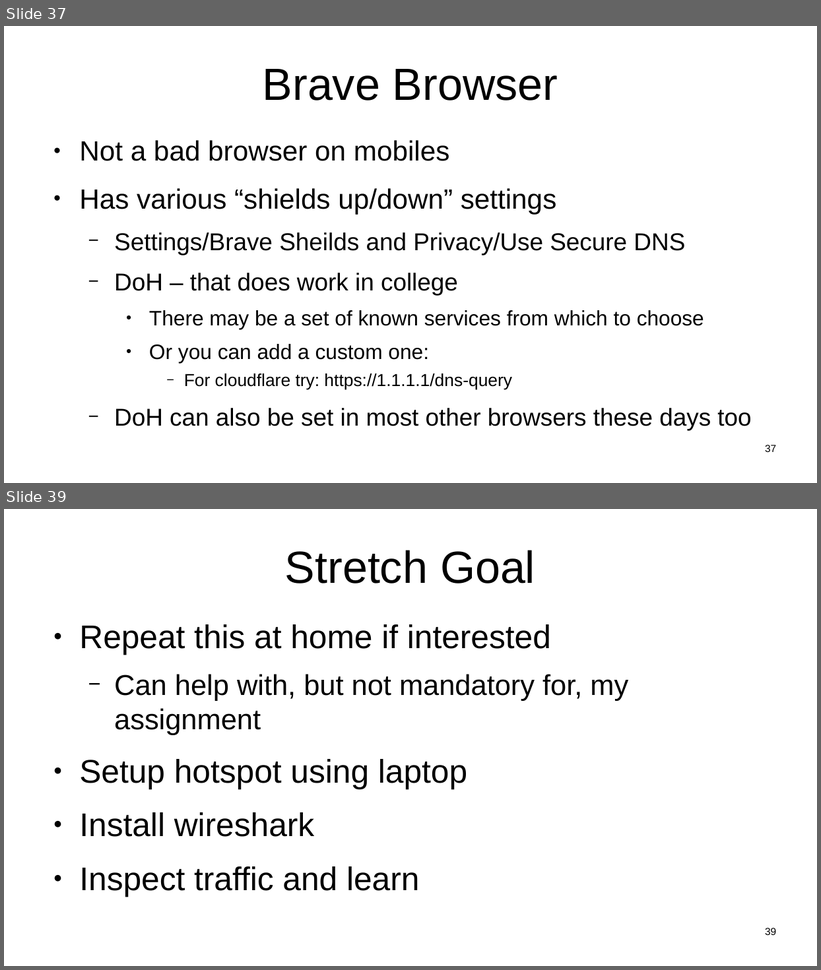
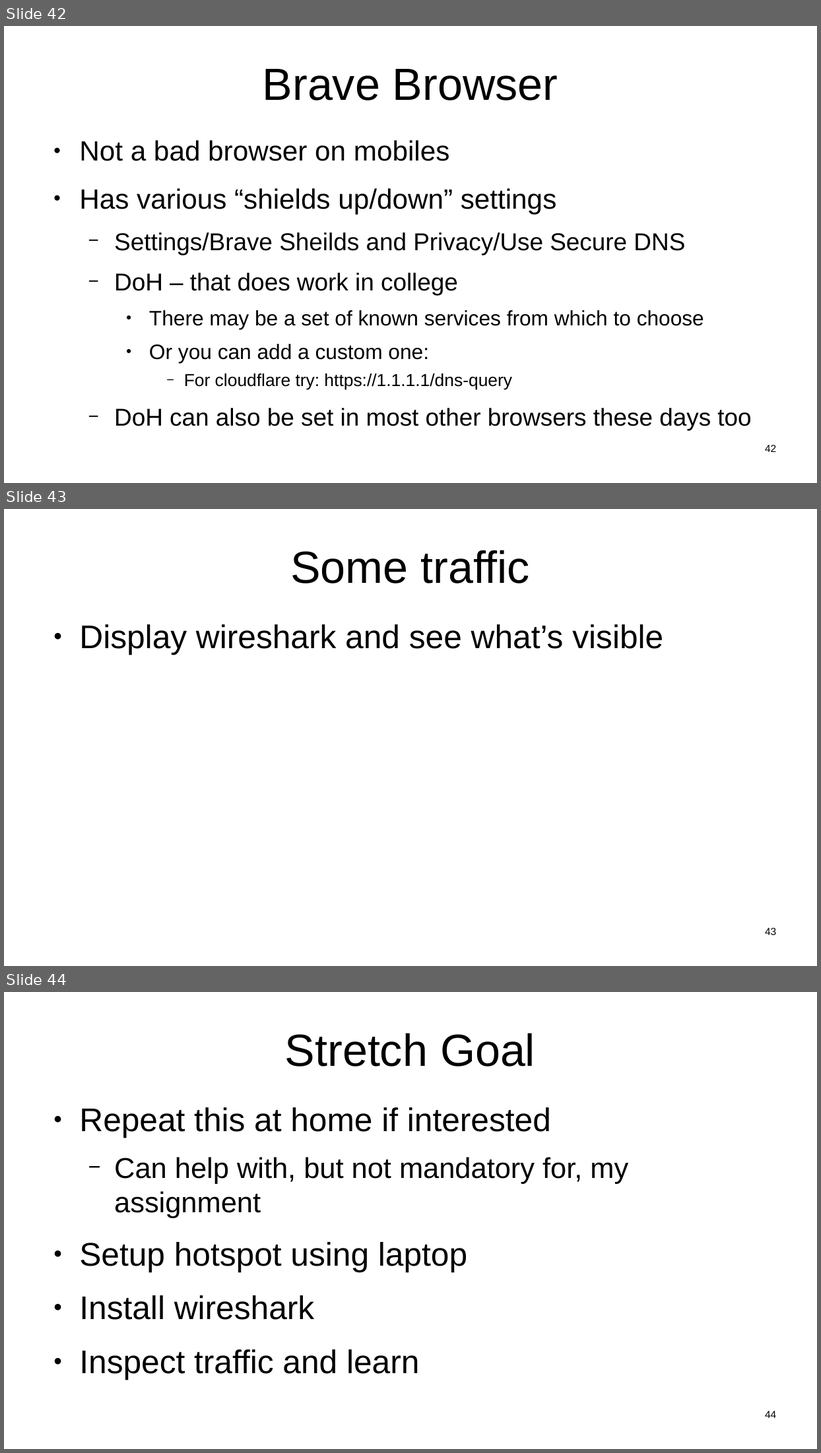
Before and after one commit to sftcd/witidtm, a slide deck: lectures/2022-2023/labs.odp. Shown one above the other, each under a label of ours: slides 37 and 39 before the commit, slides 42, 43 and 44 after it; the slides between them are not shown. The pictures are 821x970 and 821x1453 pixels, drawn with LibreOffice and Linux fonts; fonts in the diff are those of the drawing. Boxes give left, top, right and bottom in pixels: in the first picture for what was removed or moved away, otherwise in the second. Text is boxed around its words. In the diff, an @@ line names an element or a change of style, - is before the commit and + after.

```diff
--- a/lectures/2022-2023/labs.odp
+++ b/lectures/2022-2023/labs.odp
@@ slide 43 added at (x1=4, y1=509, x2=817, y2=966), background #FFFFFF @@
@@ title added at (x1=290, y1=550, x2=530, y2=584), 44 pt, text #000000 @@
+Some traffic
@@ text added at (x1=79, y1=625, x2=663, y2=655), 32 pt, text #000000 @@
+● Display wireshark and see what’s visible
@@ page number added at (x1=765, y1=928, x2=776, y2=935), 10 pt, text #000000 @@
+43
@@ what was slide 37 is now slide 42 @@
@@ page number at (x1=765, y1=445, x2=776, y2=452): text changed @@
-37
+42
@@ what was slide 39 is now slide 44 @@
@@ page number at (x1=765, y1=1411, x2=776, y2=1418): text changed @@
-39
+44
```
Also in this commit, not shown: 1 slide changed, 2 other slides added, 1 slide removed, 3 other files.
